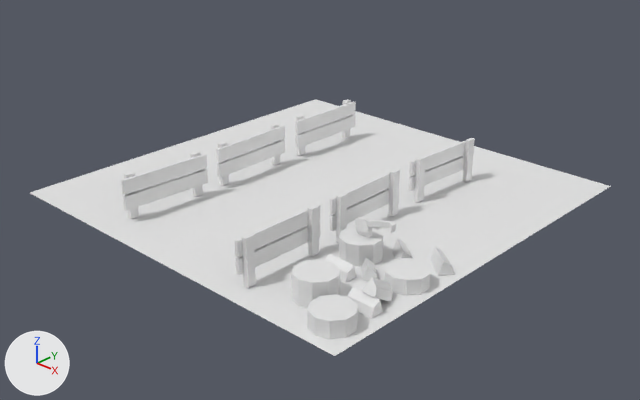
The Blender file 37-creating-a-scene-in-blender/resources/portal.blend, before and after one commit.
The view is the same before and after, from a 50 mm camera at (5.42, -5.76, 3.48) aimed at (0.18, -0.22, 0.02). Arrows for +X, +Y and +Z are at lower left; the lights stay in place.
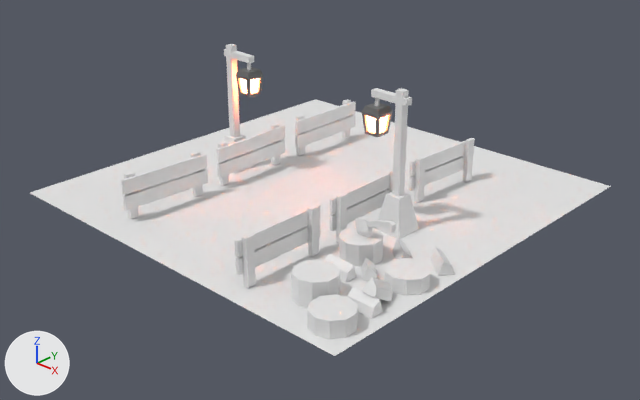
The change, as a diff of the scene's bpy script:
```diff
--- a/37-creating-a-scene-in-blender/resources/portal.blend.py
+++ b/37-creating-a-scene-in-blender/resources/portal.blend.py
@@ me_cube_008 @@
+me_cube_008.from_pydata([(-1.0, -1.0, 0.0), (-0.54, -0.54, 2.48), (-1.0, 1.0, 0.0), (-0.54, 0.54, 2.48), (1.0, -1.0, 0.0), (0.54, -0.54, 2.48), (1.0, 1.0, 0.0), (0.54, 0.54, 2.48)], [], [(0, 1, 3, 2), (2, 3, 7, 6), (6, 7, 5, 4), (4, 5, 1, 0), (2, 6, 4, 0), (7, 3, 1, 5)])
@@ ob_cube_019 @@
+ob_cube_019 = bpy.data.objects.new('Cube.019', me_cube_008)
+ob_cube_019.location = (-1.045, -0.187, 0.0)
+ob_cube_019.rotation_euler = (0.0, 0.0, 3.102)  # degrees (0, 0, 178)
+ob_cube_019.scale = (0.138, 0.138, 0.138)
@@ ob_cube_018 @@
+ob_cube_018 = bpy.data.objects.new('Cube.018', me_cube_012)  # 52 vertices, 45 faces; spans x -2.38..2.38, y -2.48..2.48, z -3.97..2.48; in mat_metal_001 (dark grey #666666)
+ob_cube_018.location = (-0.788, -0.191, 0.989)
+ob_cube_018.rotation_euler = (0.0, 0.0, 3.102)  # degrees (0, 0, 178)
+ob_cube_018.scale = (0.0386, 0.0386, 0.0386)
@@ ob_cube_017 @@
+ob_cube_017 = bpy.data.objects.new('Cube.017', me_cube_021)  # 20 vertices, 5 faces; spans x -1.79..1.79, y -1.89..1.89, z -3.45..0.62; in mat_lamplight (orange #ff6a36)
+ob_cube_017.location = (-0.788, -0.191, 0.989)
+ob_cube_017.rotation_euler = (0.0, 0.0, 3.102)  # degrees (0, 0, 178)
+ob_cube_017.scale = (0.0386, 0.0386, 0.0386)
@@ ob_cube_015 @@
+ob_cube_015 = bpy.data.objects.new('Cube.015', me_cube_010)  # a box spanning x -5.2..5.0, y -1.0..1.0, z 0.0..25.1
+ob_cube_015.location = (-0.937, -0.191, 1.162)
+ob_cube_015.rotation_euler = (0.0, 0.0, 3.102)  # degrees (0, 0, 178)
+ob_cube_015.scale = (0.0372, 0.0337, 0.00246)
@@ ob_cube_012 @@
+ob_cube_012 = bpy.data.objects.new('Cube.012', me_cube_009)  # a box spanning x -1.0..1.0, y -1.0..1.0, z 0.0..25.1
+ob_cube_012.location = (-1.045, -0.187, 0.342)
+ob_cube_012.rotation_euler = (0.0, 0.0, 3.102)  # degrees (0, 0, 178)
+ob_cube_012.scale = (0.0372, 0.0372, 0.0372)
@@ ob_cube_008 @@
+ob_cube_008 = bpy.data.objects.new('Cube.008', me_cube_008)
+ob_cube_008.location = (1.077, -0.186, 0.0)
+ob_cube_008.scale = (0.138, 0.138, 0.138)
@@ ob_cube_014 @@
+ob_cube_014 = bpy.data.objects.new('Cube.014', me_cube_012)  # 52 vertices, 45 faces; spans x -2.38..2.38, y -2.48..2.48, z -3.97..2.48; in mat_metal_001 (dark grey #666666)
+ob_cube_014.location = (0.82, -0.192, 0.989)
+ob_cube_014.scale = (0.0386, 0.0386, 0.0386)
@@ ob_cube_013 @@
+ob_cube_013 = bpy.data.objects.new('Cube.013', me_cube_021)  # 20 vertices, 5 faces; spans x -1.79..1.79, y -1.89..1.89, z -3.45..0.62; in mat_lamplight (orange #ff6a36)
+ob_cube_013.location = (0.82, -0.192, 0.989)
+ob_cube_013.scale = (0.0386, 0.0386, 0.0386)
@@ ob_cube_010 @@
+ob_cube_010 = bpy.data.objects.new('Cube.010', me_cube_010)  # a box spanning x -5.2..5.0, y -1.0..1.0, z 0.0..25.1
+ob_cube_010.location = (0.968, -0.186, 1.162)
+ob_cube_010.scale = (0.0372, 0.0337, 0.00246)
@@ ob_cube_009 @@
+ob_cube_009 = bpy.data.objects.new('Cube.009', me_cube_009)  # a box spanning x -1.0..1.0, y -1.0..1.0, z 0.0..25.1
+ob_cube_009.location = (1.077, -0.186, 0.342)
+ob_cube_009.scale = (0.0372, 0.0372, 0.0372)
```

Where the change shows, as pixel boxes (x1, y1, x2, y2) in the pictures (640 x 400 px):
'Cube.009', added: after (392, 88, 409, 196)
'Cube.008', added: after (375, 192, 419, 239)
'Cube.012', added: after (226, 44, 240, 137)
'Cube.014', added: after (362, 103, 393, 137)
'Cube.018', added: after (236, 67, 263, 97)
'Cube.010', added: after (371, 88, 412, 107)
'Cube.013', added: after (366, 116, 388, 133)
'Cube.015', added: after (224, 49, 254, 63)
'Cube.019', added: after (223, 134, 255, 174)
'Cube.017', added: after (240, 78, 259, 93)
